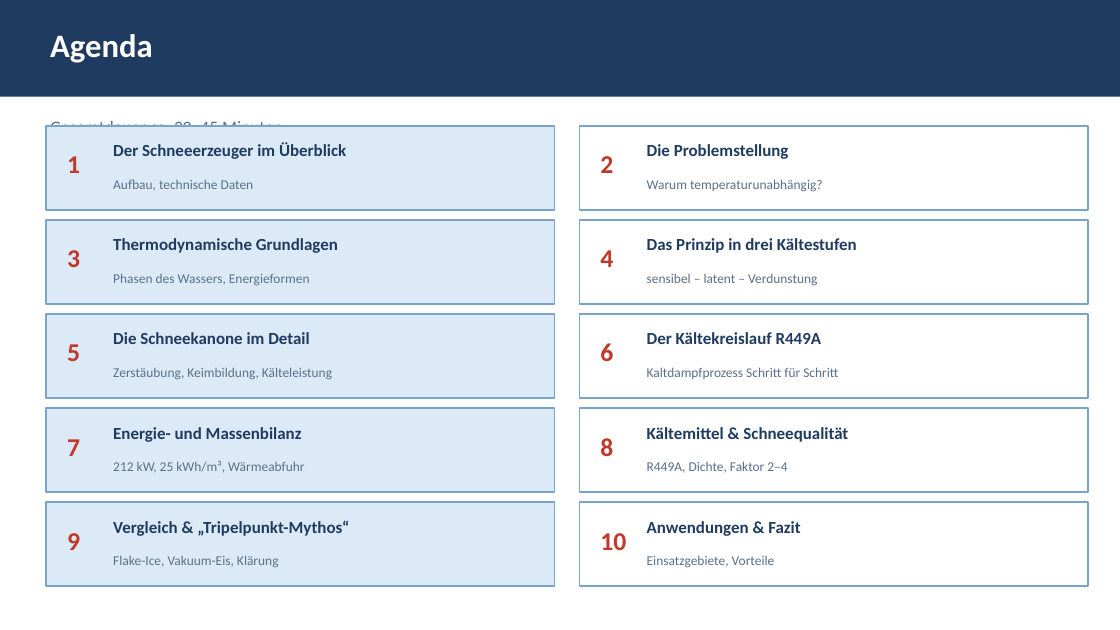
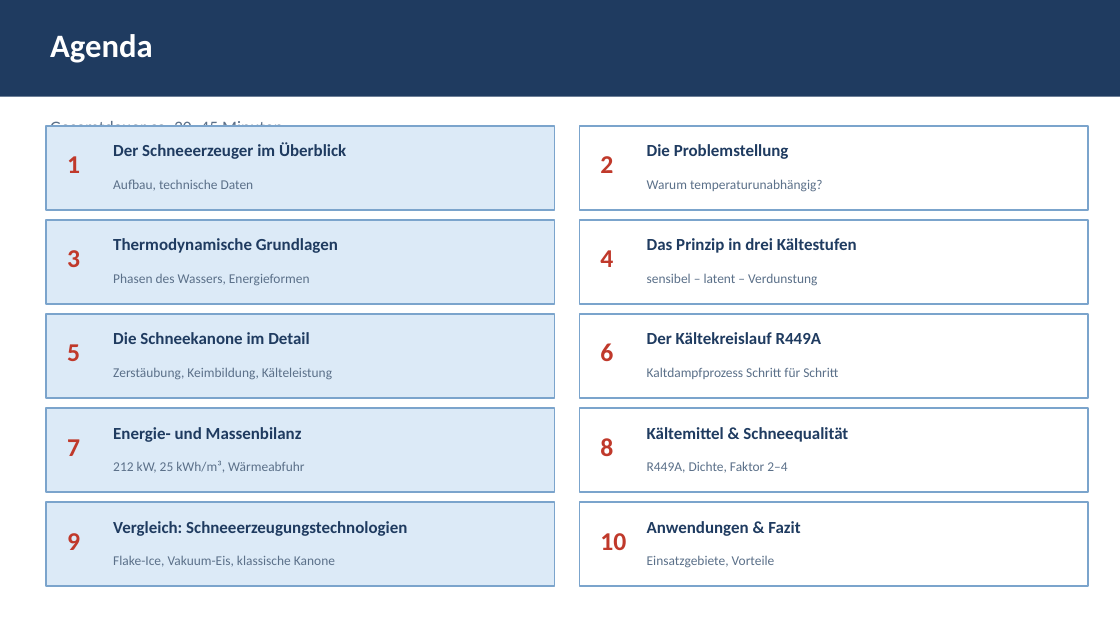
Before and after one commit to pgruberpg6-commits/Snow4ever, a slide deck: slide 2 of snow4ever200_thermodynamik.pptx. Drawn at 1120x630 pixels with LibreOffice and Linux fonts; fonts in the diff are those of the drawing. Boxes give left, top, right and bottom in pixels: in the first picture for what was removed or moved away, otherwise in the second. Text is boxed around its words. In the diff, an @@ line names an element or a change of style, - is before the commit and + after.

```diff
--- a/snow4ever200_thermodynamik.pptx
+++ b/snow4ever200_thermodynamik.pptx
@@ text at <box>113,521,407,536</box>: text changed @@
-Vergleich & „Tripelpunkt-Mythos“
+Vergleich: Schneeerzeugungstechnologien
@@ text at <box>113,555,335,567</box>: text changed @@
-Flake-Ice, Vakuum-Eis, Klärung
+Flake-Ice, Vakuum-Eis, klassische Kanone
```
Also in this commit, not shown: 1 other slide changed, 1 slide added, 1 slide removed.
